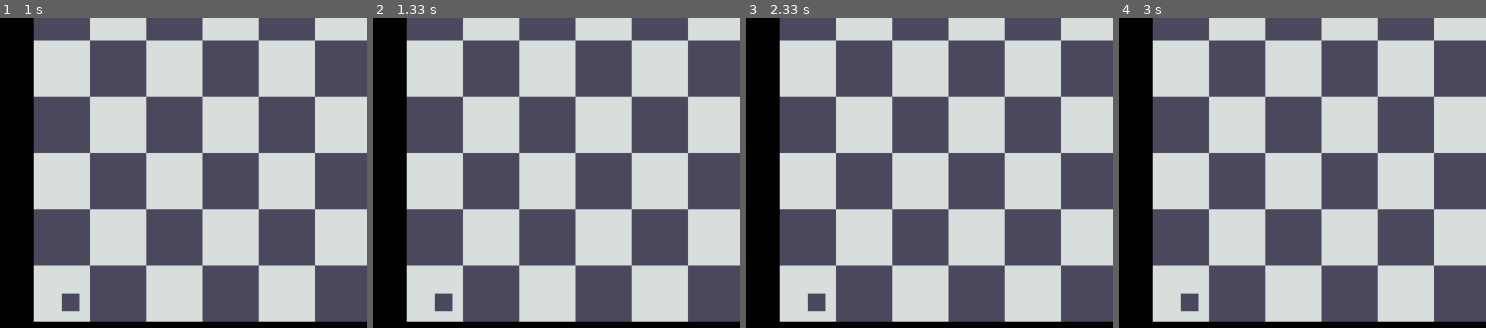
Above: before the commit, frames 1-4 (left to right).
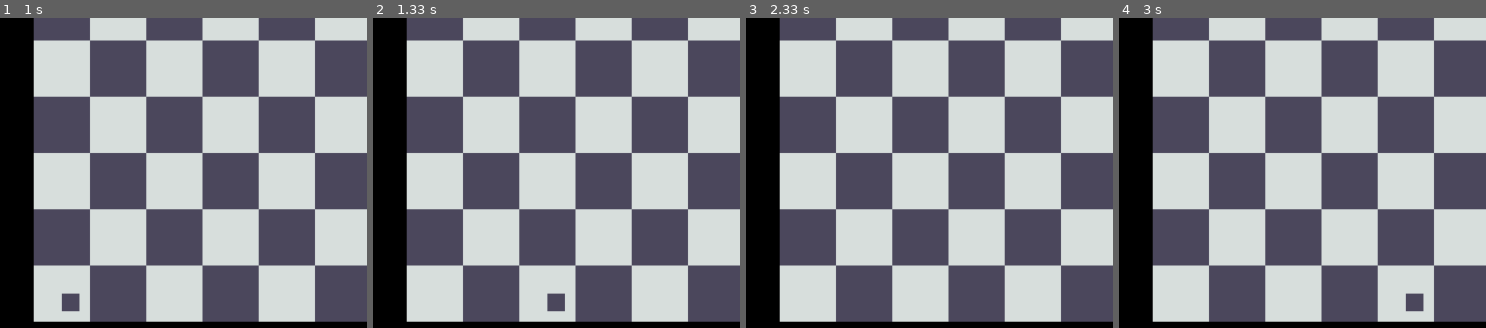
Above: after the commit, the same moments.

Repository: dogconnoisseur/shift
Game: LÖVE game, started from main.lua
Same seed, same stepped clock (60 frames per second), same inputs: the game is played once before the commit and once after it.
Inputs:
- Up to frame 1 (1 s): tap Enter at 0.33 s; hold Right from 0.67 s (still down)
- Up to frame 2 (1.33 s): release Right at 1.13 s; tap D at 1.17 s
- Up to frame 3 (2.33 s): hold Right 1.83-2.3 s
- Up to frame 4 (3 s): tap D at 2.9 s
The pictures show only the part of the screen within x 18-68%, y 50-100%; the shares and areas given below are measured in that part.

Frame 1 is identical in both runs. In frame 2, 0.6% of the frame differs, in the area x 16-53%, y 88-95%; in frame 3, 0.3%; in frame 4, 0.6%.

Commit message:
move entity right

Diff:
--- a/src/grid.lua
+++ b/src/grid.lua
@@ -67,14 +67,36 @@
 	end
 end
 
-function Grid:moveEntity(d, i) end
+function Grid:getEntityCell(entityID)
+	for i, v in ipairs(self.cellData) do
+		if v == entityID then
+			return i
+		end
+	end
+	return -1
+end
 
-function Grid:moveRight(i) end
+function Grid:moveEntity(d, i)
+	if d == Constants.DIRECTIONS.RIGHT then
+		self:moveRight(i)
+	end
+end
+
+function Grid:moveRight(i)
+	if self:isValidMoveCell(i, i + 1) then
+		local entity = self.cellData[i]
+		self.cellData[i] = 0
+		self.cellData[i + 1] = entity
+		return true
+	end
+	return false
+end
 
 function Grid:isValidMoveCell(start, target)
 	start = start - 1
 	target = target - 1
 	return target > 0
+		and target < self.width * self.height
 		and (
 			math.floor(start / self.width) == math.floor(target / self.width)
 			or start % self.width == target % self.width
--- a/src/map.lua
+++ b/src/map.lua
@@ -30,11 +30,7 @@
 
 	offsetX = (screenWidth - (levelWidth * scale)) / 2
 	offsetY = (screenHeight - (levelHeight * scale)) / 2
-
-	print(self.grid:isValidMoveCell(10, 9))
 end
-
-function Map:moveEntity(direction) end
 
 function Map:draw()
 	love.graphics.push()
--- a/src/states/play.lua
+++ b/src/states/play.lua
@@ -39,6 +39,12 @@
 function play:update(dt)
 	input:update()
 
+	if input:released("right") then
+		print("XD")
+		local entityCell = map.grid:getEntityCell(Constants.ENTITY_IDS.PLAYER)
+		map.grid:moveEntity(Constants.DIRECTIONS.RIGHT, entityCell)
+	end
+
 	if input:released("pause") then
 		Signal.emit("pause")
 	end
